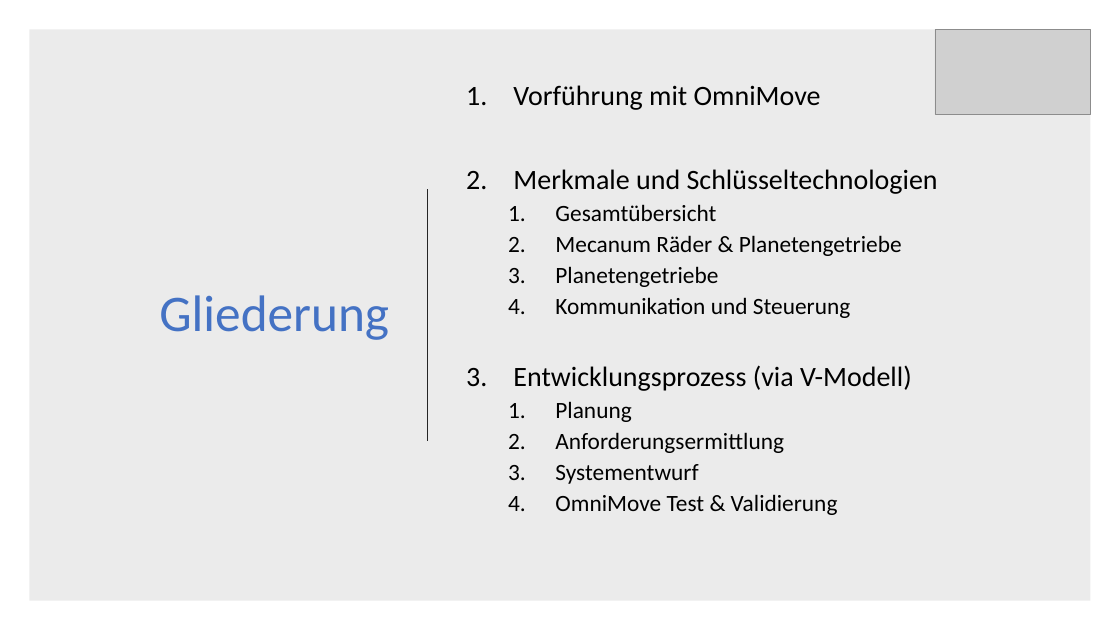
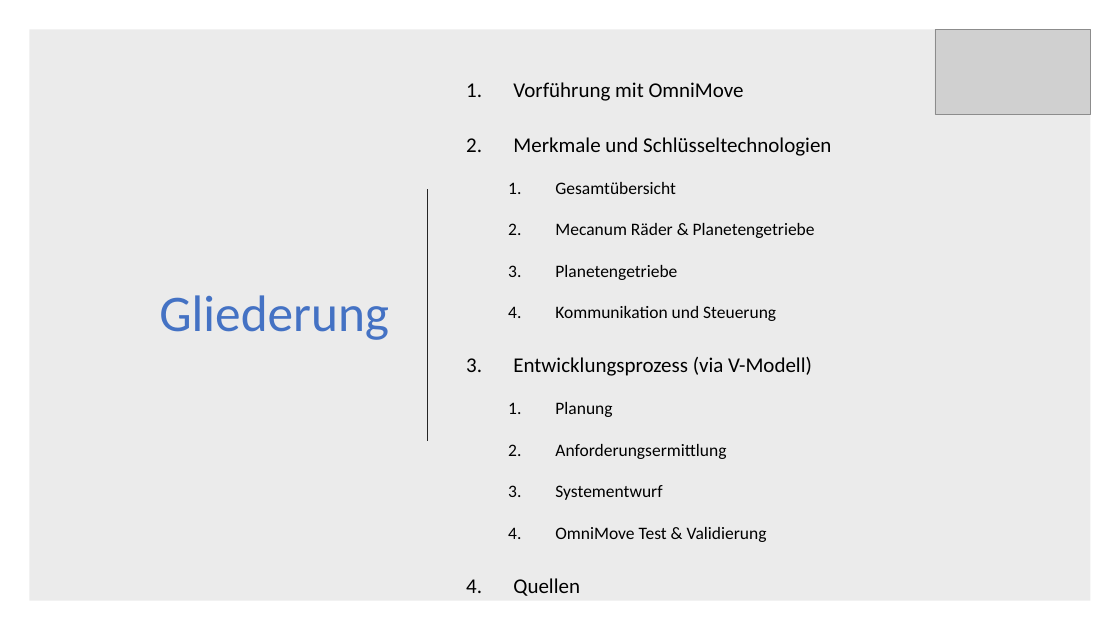
Before and after one commit to Khodii/OmniMoveCar, a slide deck: slide 2 of Praktikum ProdTech Präsentation.pptx. Drawn at 1120x630 pixels with LibreOffice and Linux fonts; fonts in the diff are those of the drawing; grey boxes stand for pictures. Boxes give left, top, right and bottom in pixels: in the first picture for what was removed or moved away, otherwise in the second. Text is boxed around its words. In the diff, an @@ line names an element or a change of style, - is before the commit and + after.

```diff
--- a/Praktikum ProdTech Präsentation.pptx
+++ b/Praktikum ProdTech Präsentation.pptx
@@ text at [513,82,831,542]: paragraph added @@
+4. Quellen
@@ text at [513,82,831,542]: size 24 to 18 pt in "Vorführung mit OmniMove", "Merkmale und Schlüsseltechnologien", "Entwicklungsprozess (via V-Modell)"; size 20 to 15 pt in "Gesamtübersicht", "Mecanum Räder & Planetengetriebe", "Planetengetriebe", "Kommunikation und Steuerung" and 4 more places; line spacing 0.9 to 1.7 @@
```
Also in this commit, not shown: 14 other slides changed, 1 slide added.
